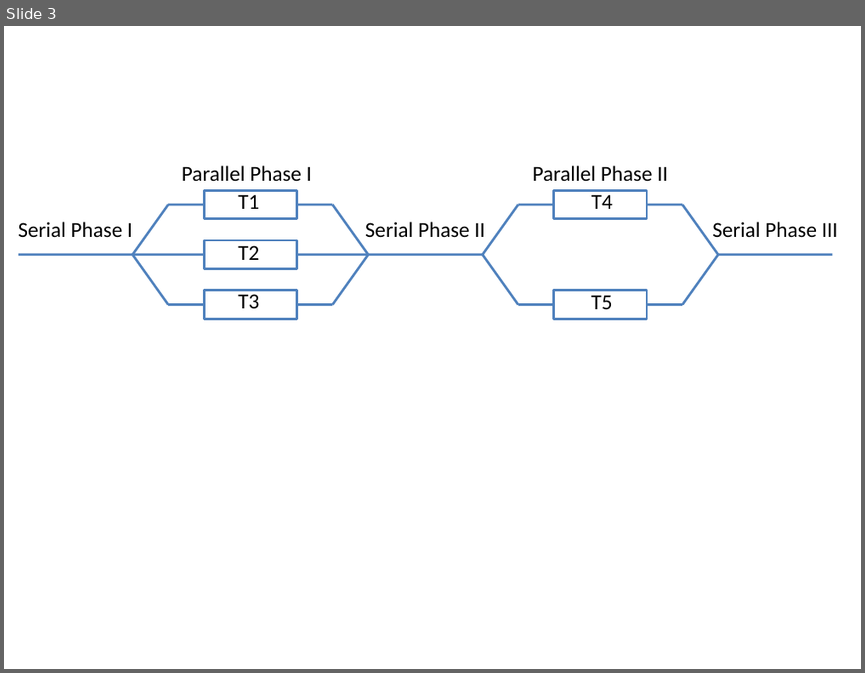
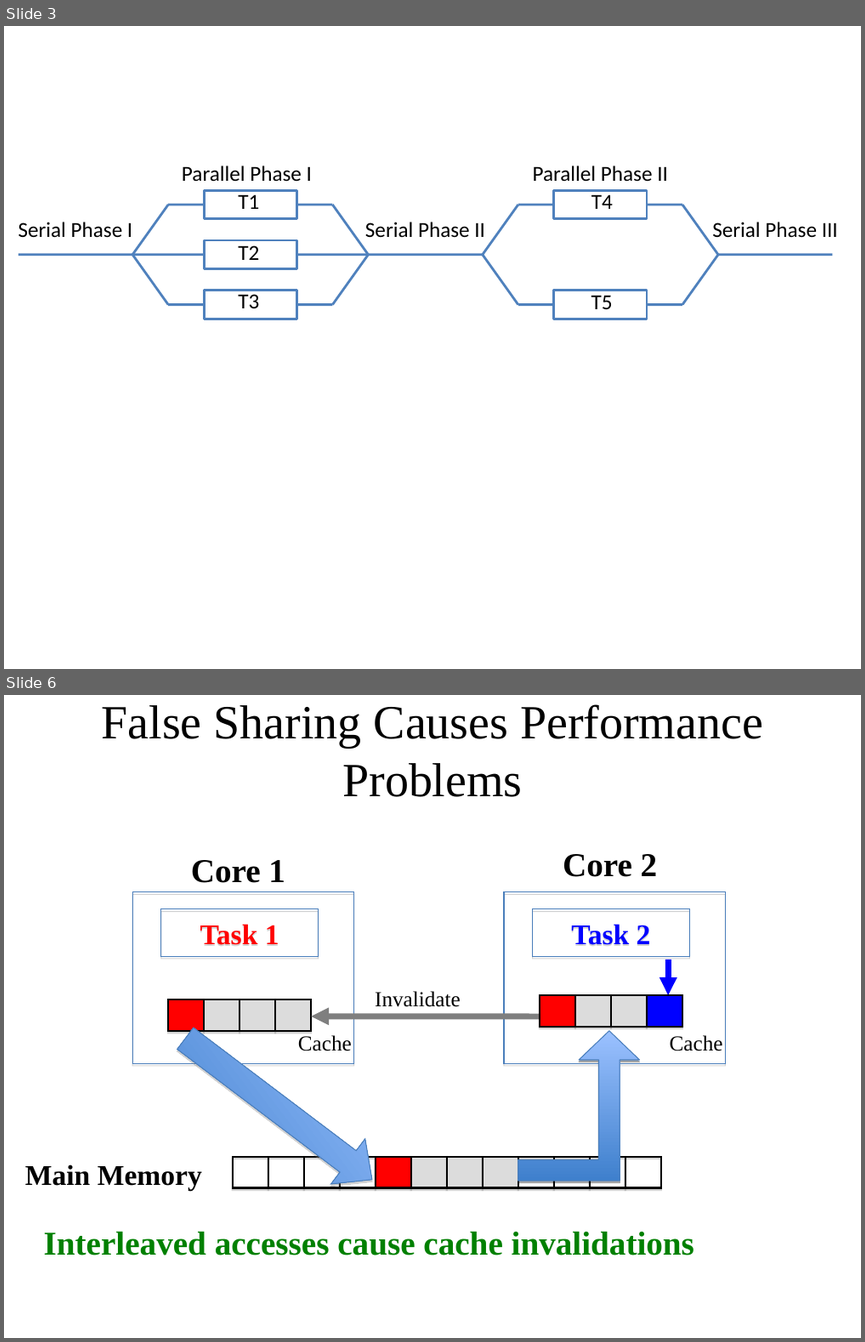
Before and after one commit to UTSASRG/Cheetah, a slide deck: figure/Figure2.ppt. Shown one above the other, each under a label of ours: slide 3 before the commit, slides 3 and 6 after it; the slides between them are not shown. The pictures are 865x673 and 865x1342 pixels, drawn with LibreOffice and Linux fonts; fonts in the diff are those of the drawing. Boxes give left, top, right and bottom in pixels: in the first picture for what was removed or moved away, otherwise in the second. Text is boxed around its words. In the diff, an @@ line names an element or a change of style, - is before the commit and + after.

```diff
--- a/figure/Figure2.ppt
+++ b/figure/Figure2.ppt
@@ slide 6 added at [4, 695, 861, 1338], background #FFFFFF @@
@@ text added at [102, 704, 763, 797], 40 pt, text #000000 @@
+False Sharing Causes Performance Problems
@@ text added at [191, 860, 285, 883], 28 pt, text #000000, bold @@
+Core 1
@@ text added at [562, 854, 658, 877], 28 pt, text #000000, bold @@
+Core 2
@@ rectangle added at [132, 892, 353, 1063], outline #4A7EBB 0.74 pt @@
@@ rectangle added at [504, 892, 725, 1063], outline #4A7EBB 0.74 pt @@
@@ rectangle added at [160, 909, 318, 956], outline #4A7EBB 0.74 pt, 24 pt, text #FF0000, bold @@
+Task 1
@@ rectangle added at [533, 909, 689, 956], outline #4A7EBB 0.74 pt, 24 pt, text #0000FF, bold @@
+Task 2
@@ arrow added from (668, 959) to (668, 995), #0000FF 4.99 pt @@
@@ rectangle added at [169, 999, 205, 1031], fill #FF0000, outline #000000 1.5 pt @@
@@ rectangle added at [204, 999, 239, 1031], fill #DCDCDC, outline #000000 1.5 pt @@
@@ rectangle added at [239, 999, 276, 1031], fill #DCDCDC, outline #000000 1.5 pt @@
@@ rectangle added at [276, 999, 312, 1031], fill #DCDCDC, outline #000000 1.5 pt @@
@@ text added at [375, 991, 460, 1007], 18 pt, text #000000 @@
+Invalidate
@@ group added at [540, 995, 682, 1027]: 4 rectangles @@
@@ down arrow added at [168, 1015, 388, 1202], fill gradient #9BC1FF to #3F80CD, outline #4A7EBB 0.74 pt @@
@@ arrow added from (540, 1016) to (311, 1016), #7F7F7F 4.99 pt @@
@@ text added at [298, 1035, 352, 1051], 18 pt, text #000000 @@
+Cache
@@ freeform shape added at [518, 1031, 640, 1181], fill gradient #9BC1FF to #3F80CD, outline #4A7EBB 0.74 pt @@
@@ text added at [670, 1035, 723, 1051], 18 pt, text #000000 @@
+Cache
@@ text added at [25, 1164, 202, 1190], 24 pt, text #000000, bold @@
+Main Memory
@@ rectangle added at [233, 1156, 268, 1188], outline #000000 1.5 pt @@
@@ rectangle added at [268, 1156, 304, 1188], outline #000000 1.5 pt @@
@@ rectangle added at [304, 1156, 340, 1188], outline #000000 1.5 pt @@
@@ rectangle added at [340, 1156, 375, 1188], outline #000000 1.5 pt @@
@@ rectangle added at [375, 1156, 411, 1188], fill #FF0000, outline #000000 1.5 pt @@
@@ rectangle added at [411, 1156, 447, 1188], fill #DCDCDC, outline #000000 1.5 pt @@
@@ rectangle added at [447, 1156, 483, 1188], fill #DCDCDC, outline #000000 1.5 pt @@
@@ rectangle added at [482, 1156, 518, 1188], fill #DCDCDC, outline #000000 1.5 pt @@
@@ rectangle added at [518, 1156, 554, 1188], outline #000000 1.5 pt @@
@@ rectangle added at [554, 1156, 590, 1188], outline #000000 1.5 pt @@
@@ rectangle added at [589, 1156, 625, 1188], outline #000000 1.5 pt @@
@@ rectangle added at [625, 1156, 661, 1188], outline #000000 1.5 pt @@
@@ text added at [44, 1231, 694, 1255], 28 pt, text #008000, bold @@
+Interleaved accesses cause cache invalidations
```
Also in this commit, not shown: 2 slides changed, 1 other slide added, 2 other files.
